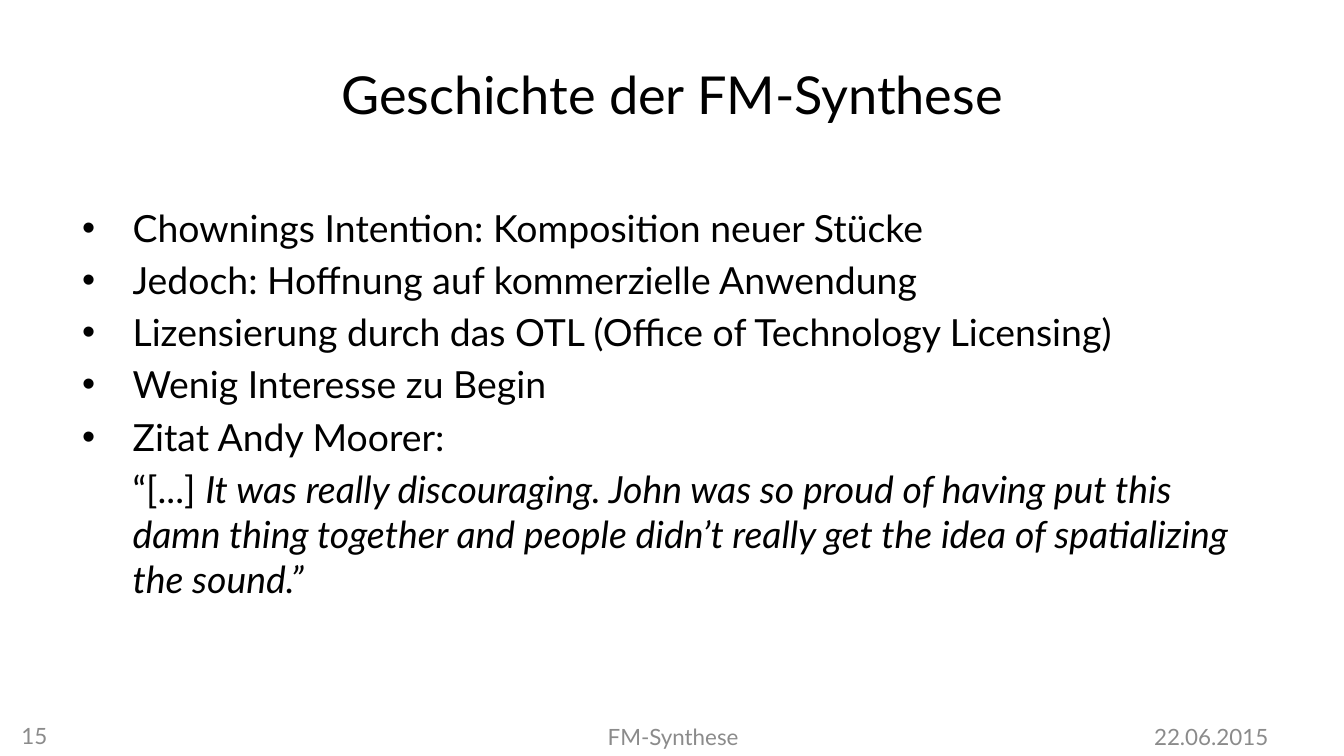
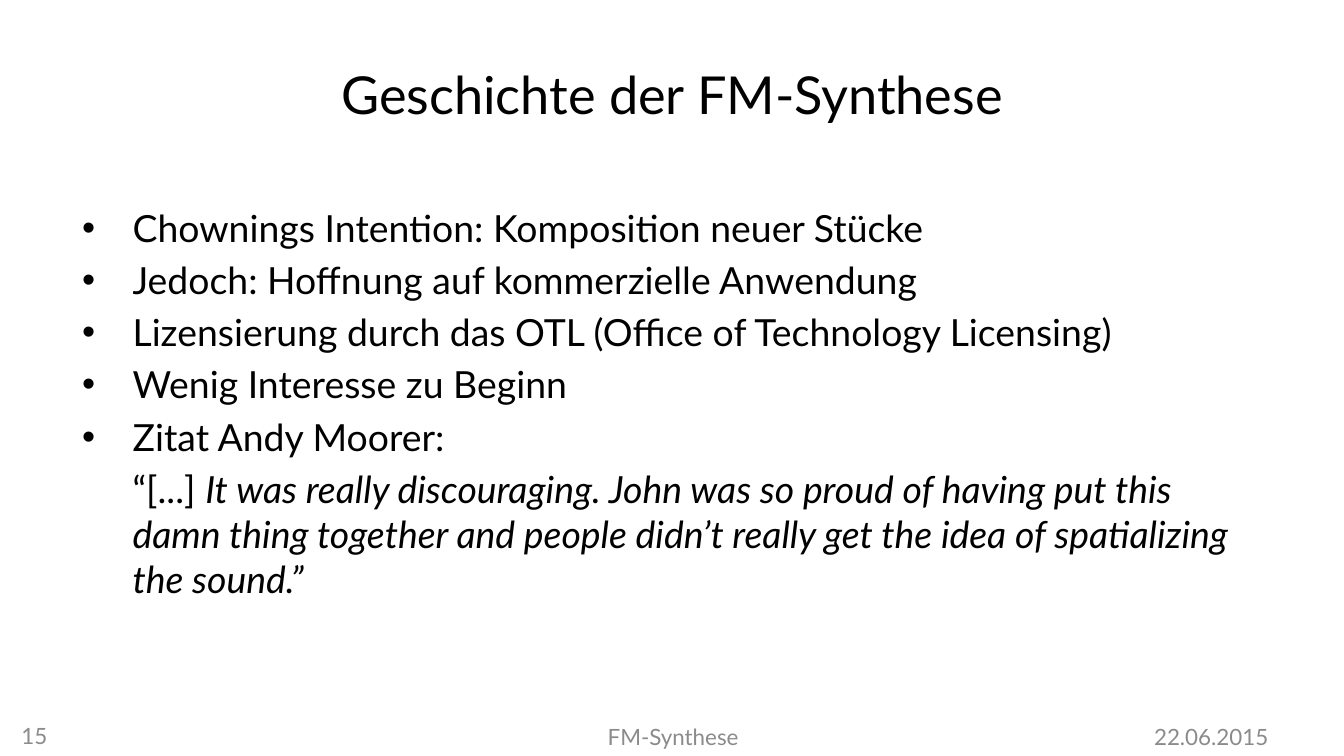
Before and after one commit to MBulli/VSeminar, a slide deck: slide 15 of Praesentation/FMSynthese-Julius.pptx. Drawn at 1344x756 pixels with LibreOffice and Linux fonts; fonts in the diff are those of the drawing; background and template pictures are left out. Boxes give left, top, right and bottom in pixels: in the first picture for what was removed or moved away, otherwise in the second. Text is boxed around its words. In the diff, an @@ line names an element or a change of style, - is before the commit and + after.

```diff
--- a/Praesentation/FMSynthese-Julius.pptx
+++ b/Praesentation/FMSynthese-Julius.pptx
@@ text at bbox=[133, 370, 567, 405]: text changed @@
-• Wenig Interesse zu Begin
+• Wenig Interesse zu Beginn
```
Also in this commit, not shown: 7 other slides changed, 1 other file.
